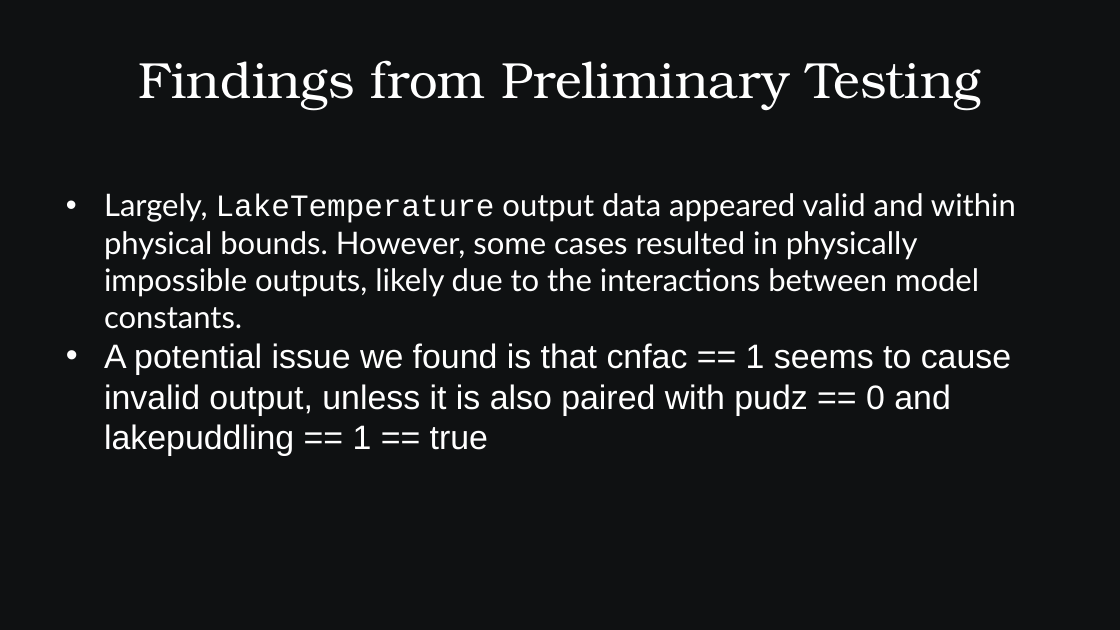
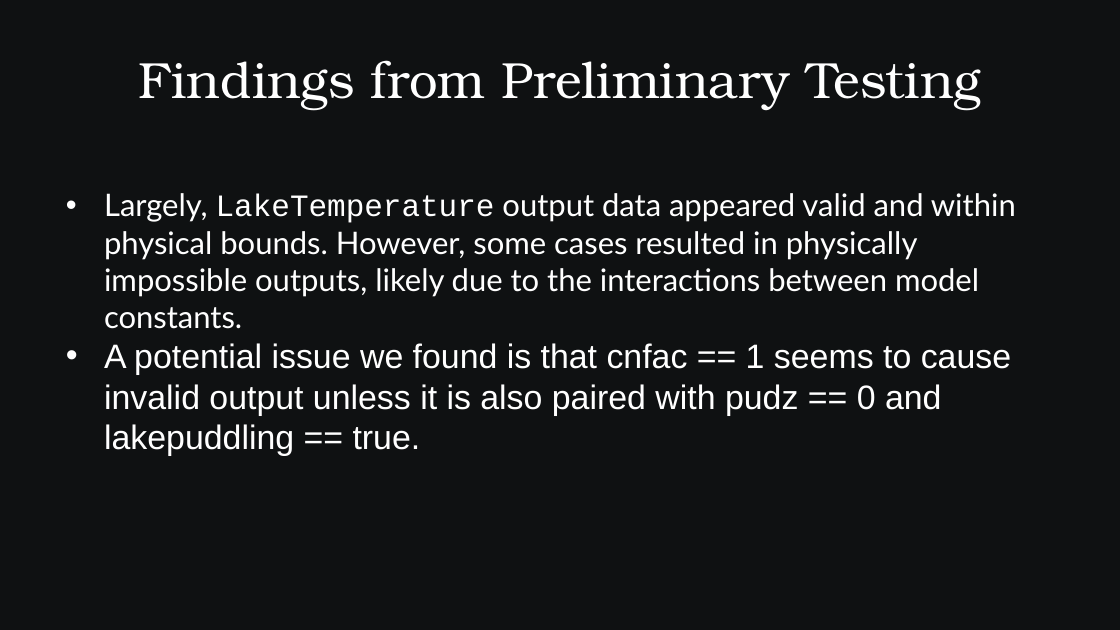
Before and after one commit to SamAllen06/lake_temp_work, a slide deck: slide 46 of documentation/for_collaborators/AnalysisOverview.pptx (slide 48 before the commit). Drawn at 1120x630 pixels with LibreOffice and Linux fonts; fonts in the diff are those of the drawing. Boxes give left, top, right and bottom in pixels: in the first picture for what was removed or moved away, otherwise in the second. Text is boxed around its words. In the diff, an @@ line names an element or a change of style, - is before the commit and + after.

```diff
--- a/documentation/for_collaborators/AnalysisOverview.pptx
+++ b/documentation/for_collaborators/AnalysisOverview.pptx
@@ text at (104, 343, 1011, 456): text changed @@
-• A potential issue we found is that cnfac == 1 seems to cause invalid output, unless it is also paired with pudz == 0 and lakepuddling == 1 == true
+• A potential issue we found is that cnfac == 1 seems to cause invalid output unless it is also paired with pudz == 0 and lakepuddling == true.
```
Also in this commit, not shown: 17 other slides changed, 2 slides removed, 3 other files.
